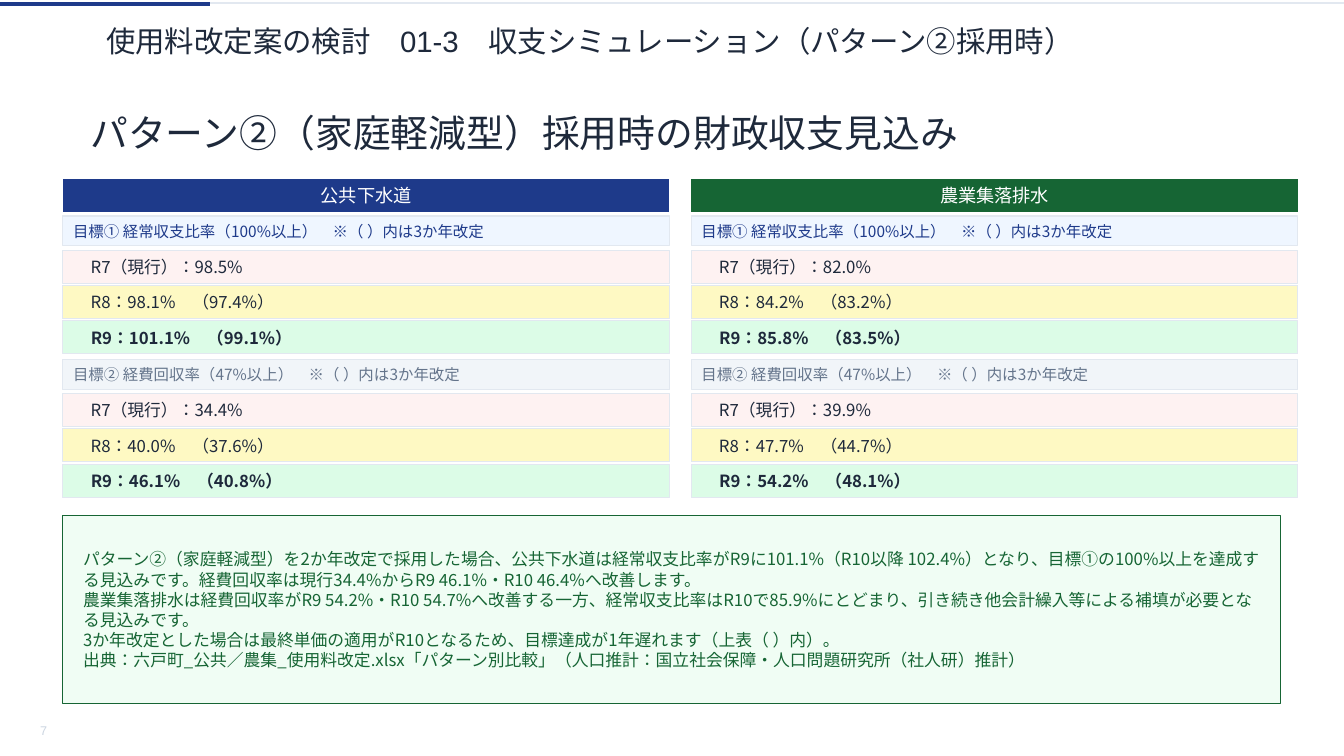
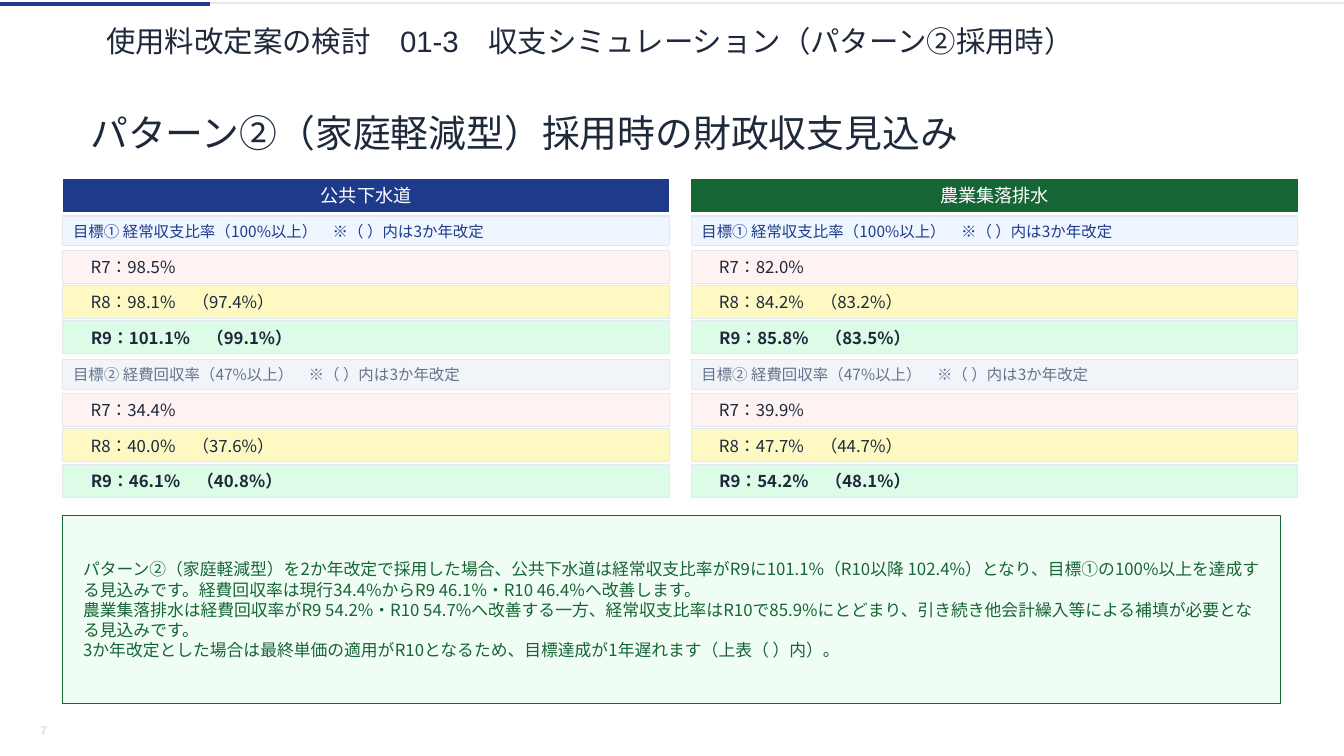
Before and after one commit to ryowakayama-gif/repository, a slide deck: slide 7 of rokko_sewage_council/output/六戸町_第2回審議会資料.pptx. Drawn at 1344x756 pixels with LibreOffice and Linux fonts; fonts in the diff are those of the drawing. Boxes give left, top, right and bottom in pixels: in the first picture for what was removed or moved away, otherwise in the second. Text is boxed around its words. In the diff, an @@ line names an element or a change of style, - is before the commit and + after.

```diff
--- a/rokko_sewage_council/output/六戸町_第2回審議会資料.pptx
+++ b/rokko_sewage_council/output/六戸町_第2回審議会資料.pptx
@@ text in freeform shape at bbox=[91, 260, 176, 274]: text changed @@
-R7（現行）：98.5%
+R7：98.5%
@@ text in freeform shape at bbox=[719, 260, 804, 274]: text changed @@
-R7（現行）：82.0%
+R7：82.0%
@@ text in freeform shape at bbox=[91, 403, 176, 417]: text changed @@
-R7（現行）：34.4%
+R7：34.4%
@@ text in freeform shape at bbox=[719, 403, 804, 417]: text changed @@
-R7（現行）：39.9%
+R7：39.9%
@@ text in freeform shape at bbox=[83, 651, 1025, 669]: paragraph removed @@
-出典：六戸町_公共／農集_使用料改定.xlsx「パターン別比較」（人口推計：国立社会保障・人口問題研究所（社人研）推計）
```
Also in this commit, not shown: 19 other slides changed, 4 slides added, 3 other files.
